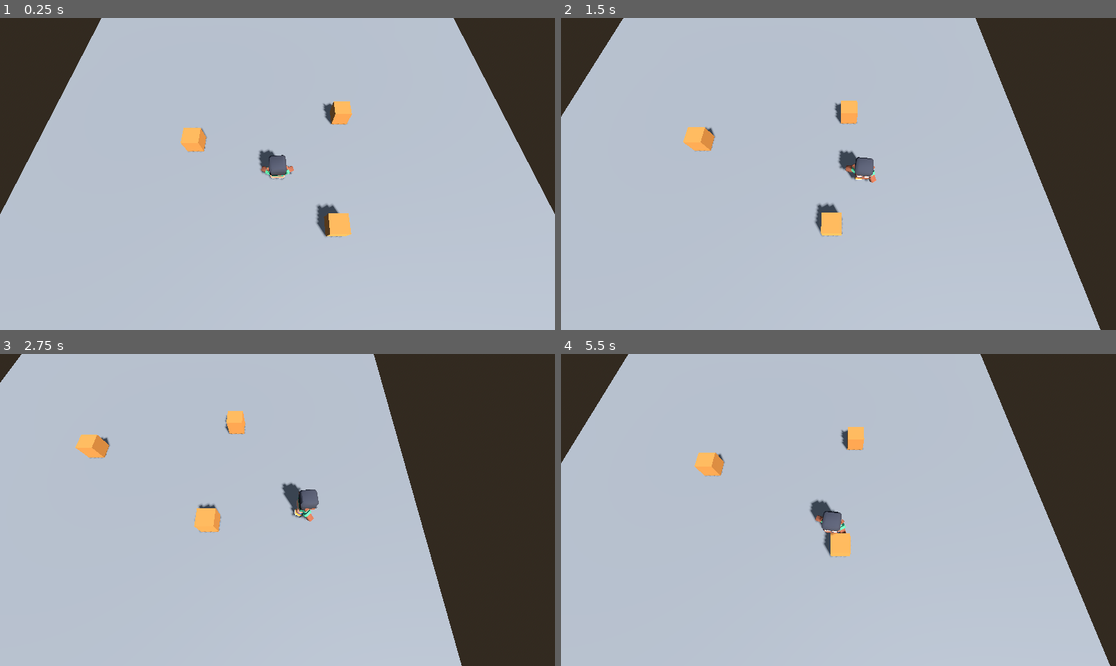
Above: before the commit, frames 1-4 (two rows, left to right).
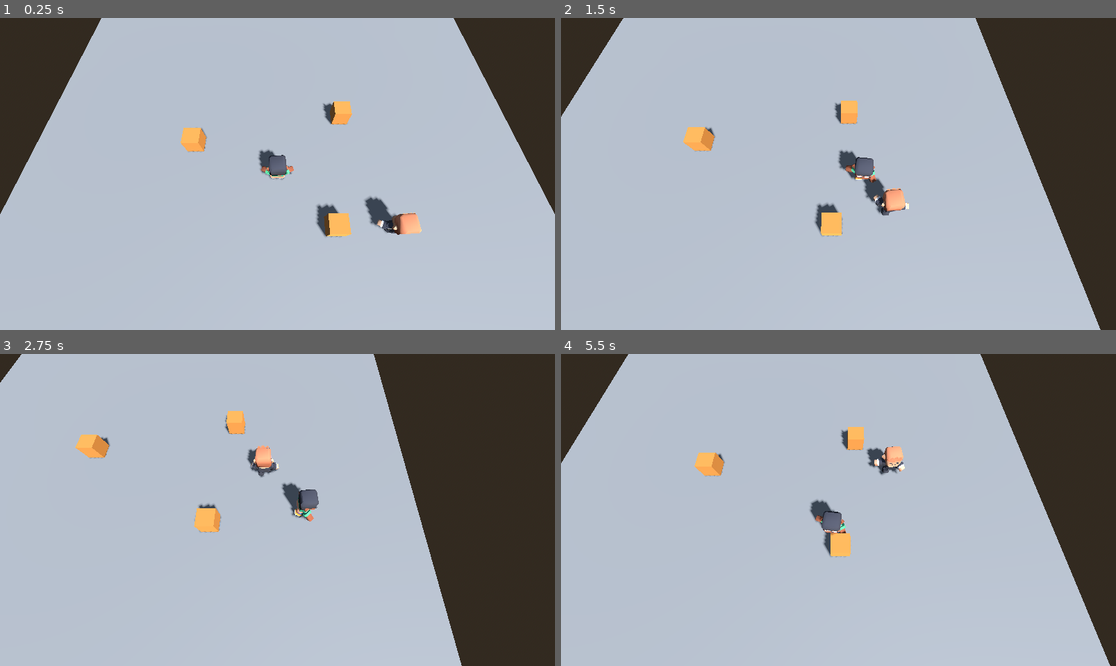
Above: after the commit, the same moments.

Repository: Project-Duplaa/Click-the-button-3D
Game: Godot game, scene res://main.tscn
The game is run twice, just before and just after one commit, with the same random seed, the same clock (stepped at 60 frames per second) and the same inputs.
Inputs:
- Up to frame 1 (0.25 s): no input
- Up to frame 2 (1.5 s): tap Enter at 0.5 s; hold D (move_right) 0.53-1.28 s; hold Shift (correr) 0.53-1.28 s; hold S (move_down) from 1.28 s (still down); tap Shift (correr) at 1.35 s
- Up to frame 3 (2.75 s): release S (move_down) at 2.03 s; hold D (move_right) from 2.03 s (still down); hold Shift (correr) from 2.03 s (still down)
- Up to frame 4 (5.5 s): release D (move_right) at 2.78 s; release Shift (correr) at 2.78 s; hold W (move_up) 2.78-3.53 s; tap Shift (correr) at 2.85, 4.35 s; hold Shift (correr) 3.53-4.28 s; hold A (move_left) 3.53-5.03 s; hold S (move_down) from 5.03 s (still down); hold Shift (correr) from 5.03 s (still down)

The runs differ from the first frame. In frame 1, 0.7% of the frame differs, in the area x 65-76%, y 57-70%; in frame 2, 0.6%; in frame 3, 0.4%; in frame 4, 0.5%.

Commit message:
T9 N1 - Tarea A - patrulla con indice

Diff:
--- /dev/null
+++ b/guardia.gd
@@ -0,0 +1,73 @@
+extends CharacterBody3D
+
+enum Estado { PATRULLAR, ESPERAR }
+
+@export var rapidez = 2.0
+@export var espera = 1.0
+# Desplazamientos desde donde se colocó el NPC, no posiciones absolutas.
+@export var ruta: Array[Vector3] = [Vector3.ZERO, Vector3(0, 0, -6)]
+
+var estado = Estado.PATRULLAR
+var puntos: Array[Vector3] = []
+var indice = 0
+var reloj = 0.0
+
+@onready var anim = $Modelo/AnimationPlayer
+
+func _ready():
+	for d in ruta:
+		puntos.append(global_position + d)
+
+func _physics_process(delta):
+	velocity += get_gravity() * delta
+	reloj = maxf(reloj - delta, 0.0)
+
+	# 1. DECIDIR
+	var nuevo = decidir()
+	if nuevo != estado:
+		estado = nuevo
+		print(name, " -> ", Estado.keys()[estado], " cuadro ",
+			Engine.get_physics_frames(), " en ",
+			global_position.snappedf(0.01))
+
+	# 2. ACTUAR
+	match estado:
+		Estado.PATRULLAR:
+			patrullar()
+		Estado.ESPERAR:
+			frenar()
+
+	move_and_slide()
+
+func decidir():
+	if reloj > 0.001:
+		return Estado.ESPERAR
+	return Estado.PATRULLAR
+
+func patrullar():
+	var destino = puntos[indice]
+	if distancia_a(destino) < 0.1:
+		indice = (indice + 1) % puntos.size()
+		reloj = espera
+		frenar()
+		return
+	ir_a(destino)
+
+func ir_a(destino):
+	var hacia = destino - global_position
+	hacia.y = 0.0
+	var dir = hacia.normalized()
+	velocity.x = dir.x * rapidez
+	velocity.z = dir.z * rapidez
+	basis = Basis.looking_at(dir)
+	anim.play("walk")
+
+func frenar():
+	velocity.x = 0.0
+	velocity.z = 0.0
+	anim.play("idle")
+
+# Distancia en el suelo: si el otro salta, no "se aleja".
+func distancia_a(p):
+	var o = global_position
+	return Vector2(p.x - o.x, p.z - o.z).length()
--- /dev/null
+++ b/guardia.tscn
@@ -0,0 +1,18 @@
+[gd_scene load_steps=4 format=3 uid="uid://bguardia1n1"]
+
+[ext_resource type="Script" path="res://guardia.gd" id="1_script"]
+[ext_resource type="PackedScene" path="res://personaje/character-male-d.glb" id="2_modelo"]
+
+[sub_resource type="CapsuleShape3D" id="CapsuleShape3D_guardia"]
+radius = 0.35
+height = 1.75
+
+[node name="Guardia" type="CharacterBody3D"]
+script = ExtResource("1_script")
+
+[node name="CollisionShape3D" type="CollisionShape3D" parent="."]
+transform = Transform3D(1, 0, 0, 0, 1, 0, 0, 0, 1, 0, 0.875, 0)
+shape = SubResource("CapsuleShape3D_guardia")
+
+[node name="Modelo" parent="." instance=ExtResource("2_modelo")]
+transform = Transform3D(-2.6, 0, 0, 0, 2.6, 0, 0, 0, -2.6, 0, 0, 0)
--- a/main.tscn
+++ b/main.tscn
@@ -3,6 +3,7 @@
 [ext_resource type="Script" path="res://personaje.gd" id="1_pj"]
 [ext_resource type="PackedScene" path="res://personaje/character-male-a.glb" id="2_modelo"]
 [ext_resource type="Script" path="res://camara_sigue.gd" id="3_cam"]
+[ext_resource type="PackedScene" path="res://guardia.tscn" id="4_guardia"]
 
 [sub_resource type="ProceduralSkyMaterial" id="CieloMat"]
 
@@ -95,3 +96,6 @@
 
 [node name="Modelo" parent="Personaje" instance=ExtResource("2_modelo")]
 transform = Transform3D(-2.6, 0, 0, 0, 2.6, 0, 0, 0, -2.6, 0, 0, 0)
+
+[node name="Guardia" parent="." instance=ExtResource("4_guardia")]
+transform = Transform3D(1, 0, 0, 0, 1, 0, 0, 0, 1, 6, 0, 3)
